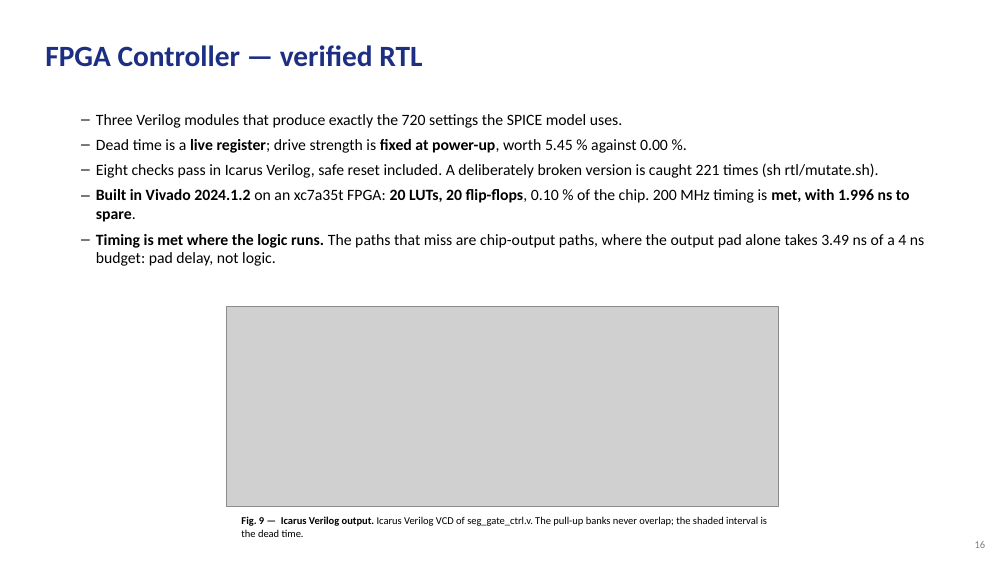
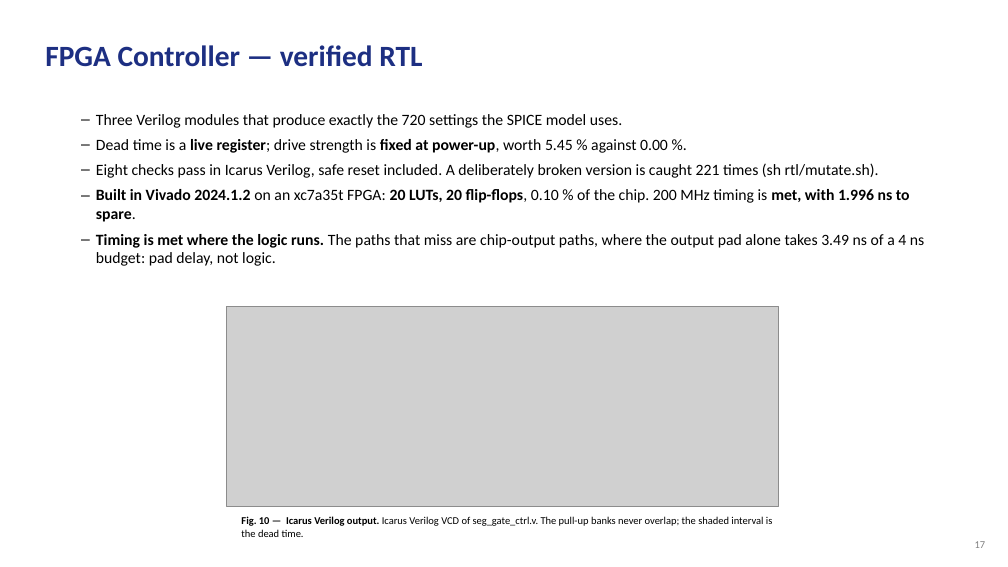
Before and after one commit to Amritha902/gan-driver, a slide deck: slide 17 of review/GaN_Review1_PRESENT.pptx (slide 16 before the commit). Drawn at 1008x567 pixels with LibreOffice and Linux fonts; fonts in the diff are those of the drawing; grey boxes stand for pictures. Boxes give left, top, right and bottom in pixels: in the first picture for what was removed or moved away, otherwise in the second. Text is boxed around its words. In the diff, an @@ line names an element or a change of style, - is before the commit and + after.

```diff
--- a/review/GaN_Review1_PRESENT.pptx
+++ b/review/GaN_Review1_PRESENT.pptx
@@ text at (241, 516, 773, 537): text changed @@
-Fig. 9 — Icarus Verilog output. Icarus Verilog VCD of seg_gate_ctrl.v. The pull-up banks never overlap; the shaded interval is the dead time.
+Fig. 10 — Icarus Verilog output. Icarus Verilog VCD of seg_gate_ctrl.v. The pull-up banks never overlap; the shaded interval is the dead time.
@@ text at (975, 541, 986, 548): text changed @@
-16
+17
```
Also in this commit, not shown: 15 other slides changed, 1 slide added, 6 other files.
